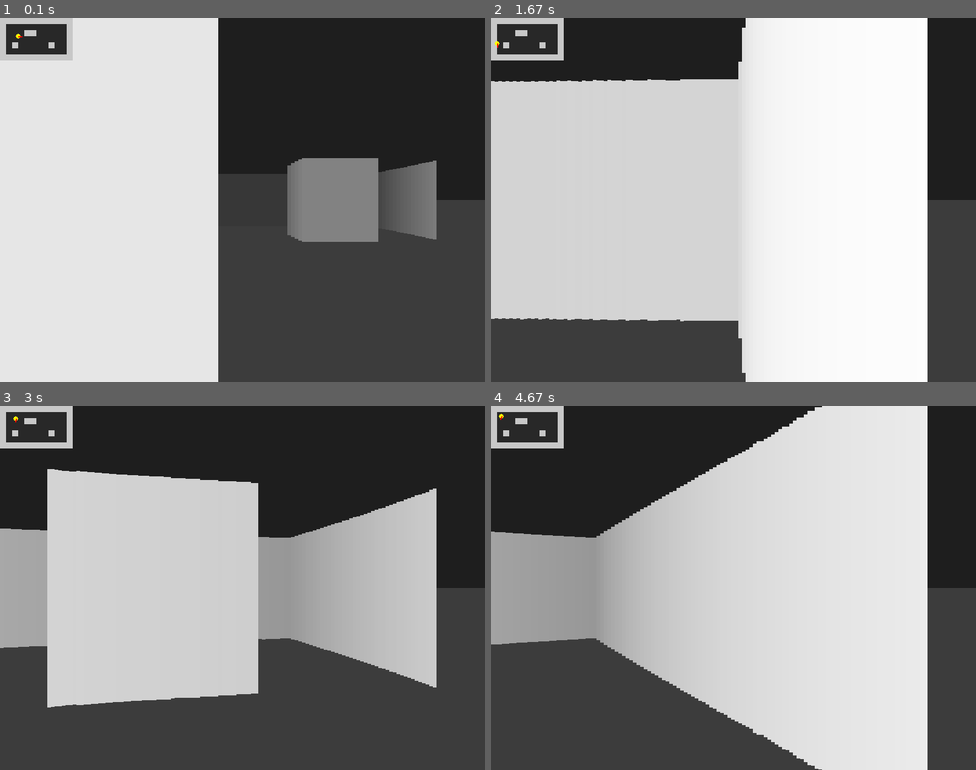
Above: before the commit, frames 1-4 (two rows, left to right).
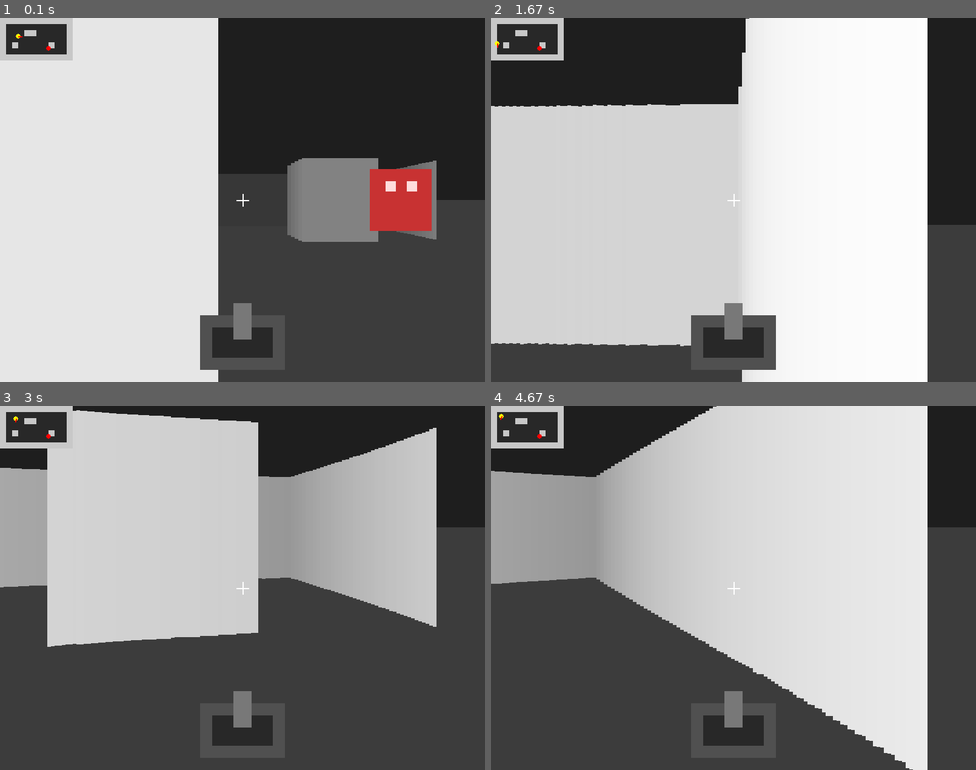
Above: after the commit, the same moments.

Repository: PDR181/mini-doom-pygame
Game: pygame game, started from main.py
Same seed, same stepped clock (60 frames per second), same inputs: the game is played once before the commit and once after it.
Inputs (mouse positions are in pixels of both pictures, inside the frame that each line leads up to):
- Up to frame 1 (0.1 s): no input
- Up to frame 2 (1.67 s): hold D 0.33-0.8 s; move the mouse to (714, 214) at 0.37 s; hold W 0.83-1.3 s; move the mouse to (617, 203) at 0.87 s; hold D from 1.33 s (still down); move the mouse to (806, 72) at 1.37 s
- Up to frame 3 (3 s): release D at 1.8 s; hold A 1.83-2.37 s; move the mouse to (252, 464) at 1.87 s; hold S 2.4-2.87 s; move the mouse to (247, 624) at 2.43 s; hold A from 2.9 s (still down); move the mouse to (368, 646) at 2.93 s
- Up to frame 4 (4.67 s): release A at 3.3 s; hold W 3.33-3.7 s; move the mouse to (859, 555) at 3.37 s; hold D 3.73-4.37 s; move the mouse to (908, 558) at 3.77 s; hold S from 4.4 s (still down); move the mouse to (903, 660) at 4.43 s

The runs differ from the first frame. In frame 1, 3.1% of the frame differs, in the area x 9-89%, y 7-97%; in frame 2, 8.7%; in frame 3, 31%, in the area x 0-100%, y 1-89%; in frame 4, 24%.

Commit message:
feat: adicionado inimigo simples e deteccao basica de tiro

Diff:
--- a/main.py
+++ b/main.py
@@ -34,6 +34,15 @@
 SCALE = WIDTH // NUM_RAYS
 
 MINIMAP_SCALE = 0.2
+
+shooting = False
+shoot_timer = 0
+SHOOT_DURATION = 8
+
+enemy_x = 400
+enemy_y = 250
+enemy_alive = True
+enemy_size = 20
 
 game_map = [
     "111111111111",
@@ -56,7 +65,7 @@
 
     return game_map[map_y][map_x] == "1"
 
-def cast_rays():
+def cast_rays(horizon_y):
     start_angle = player_angle - HALF_FOV
 
     for ray in range(NUM_RAYS):
@@ -73,11 +82,10 @@
                 break
 
             if game_map[row][col] == "1":
-                depth *= math.cos(player_angle - ray_angle)
-
-                wall_height = (TILE_SIZE / (depth + 0.0001)) * SCREEN_DIST
-
-                color_value = max(20, 255 - depth // 2)
+                corrected_depth = depth * math.cos(player_angle - ray_angle)
+                wall_height = (TILE_SIZE / (corrected_depth + 0.0001)) * SCREEN_DIST
+
+                color_value = max(20, 255 - corrected_depth // 2)
                 color = (color_value, color_value, color_value)
 
                 pygame.draw.rect(
@@ -85,12 +93,67 @@
                     color,
                     (
                         ray * SCALE,
-                        HEIGHT // 2 - wall_height // 2,
+                        horizon_y - wall_height // 2,
                         SCALE,
                         wall_height
                     )
                 )
                 break
+
+def draw_enemy(horizon_y):
+    if not enemy_alive:
+        return
+
+    dx = enemy_x - player_x
+    dy = enemy_y - player_y
+
+    distance = math.sqrt(dx * dx + dy * dy)
+
+    enemy_angle = math.atan2(dy, dx) - player_angle
+
+    while enemy_angle > math.pi:
+        enemy_angle -= 2 * math.pi
+    while enemy_angle < -math.pi:
+        enemy_angle += 2 * math.pi
+
+    if -HALF_FOV < enemy_angle < HALF_FOV and distance > 20:
+        screen_x = (WIDTH // 2) + (enemy_angle / DELTA_ANGLE) * SCALE
+
+        size = min(300, int(SCREEN_DIST / (distance + 0.0001) * 40))
+        screen_y = horizon_y - size // 2
+
+        pygame.draw.rect(
+            screen,
+            (200, 50, 50),
+            (
+                int(screen_x - size // 2),
+                int(screen_y),
+                size,
+                size
+            )
+        )
+
+        pygame.draw.rect(
+            screen,
+            (255, 220, 220),
+            (
+                int(screen_x - size // 4),
+                int(screen_y + size // 5),
+                size // 6,
+                size // 6
+            )
+        )
+
+        pygame.draw.rect(
+            screen,
+            (255, 220, 220),
+            (
+                int(screen_x + size // 10),
+                int(screen_y + size // 5),
+                size // 6,
+                size // 6
+            )
+        )
 
 def draw_minimap():
     for row_index, row in enumerate(game_map):
@@ -108,6 +171,14 @@
                 )
             )
 
+    if enemy_alive:
+        pygame.draw.circle(
+            screen,
+            (255, 0, 0),
+            (int(enemy_x * MINIMAP_SCALE), int(enemy_y * MINIMAP_SCALE)),
+            4
+        )
+
     pygame.draw.circle(
         screen,
         (255, 255, 0),
@@ -126,17 +197,79 @@
         2
     )
 
+def draw_crosshair():
+    center_x = WIDTH // 2
+    center_y = HEIGHT // 2
+
+    pygame.draw.line(screen, (255, 255, 255), (center_x - 10, center_y), (center_x + 10, center_y), 2)
+    pygame.draw.line(screen, (255, 255, 255), (center_x, center_y - 10), (center_x, center_y + 10), 2)
+
+def draw_weapon():
+    weapon_width = 140
+    weapon_height = 90
+
+    weapon_x = WIDTH // 2 - weapon_width // 2
+    weapon_y = HEIGHT - weapon_height - 20
+
+    if shooting:
+        weapon_y += 10
+
+    pygame.draw.rect(screen, (80, 80, 80), (weapon_x, weapon_y, weapon_width, weapon_height))
+    pygame.draw.rect(screen, (40, 40, 40), (weapon_x + 20, weapon_y + 20, 100, 50))
+
+    barrel_width = 30
+    barrel_height = 60
+    barrel_x = WIDTH // 2 - barrel_width // 2
+    barrel_y = weapon_y - 20
+
+    pygame.draw.rect(screen, (120, 120, 120), (barrel_x, barrel_y, barrel_width, barrel_height))
+
+    if shooting:
+        flash_size = 20
+        flash_x = WIDTH // 2
+        flash_y = barrel_y - 10
+
+        pygame.draw.circle(screen, (255, 220, 100), (flash_x, flash_y), flash_size)
+        pygame.draw.circle(screen, (255, 255, 180), (flash_x, flash_y), flash_size // 2)
+
+def shoot_enemy():
+    global enemy_alive
+
+    if not enemy_alive:
+        return
+
+    dx = enemy_x - player_x
+    dy = enemy_y - player_y
+
+    distance = math.sqrt(dx * dx + dy * dy)
+    enemy_angle = math.atan2(dy, dx) - player_angle
+
+    while enemy_angle > math.pi:
+        enemy_angle -= 2 * math.pi
+    while enemy_angle < -math.pi:
+        enemy_angle += 2 * math.pi
+
+    aim_tolerance = 0.08
+
+    if abs(enemy_angle) < aim_tolerance and distance < 500:
+        enemy_alive = False
+
 running = True
 while running:
-
     for event in pygame.event.get():
         if event.type == pygame.QUIT:
             running = False
 
+        if event.type == pygame.MOUSEBUTTONDOWN:
+            if event.button == 1 and not shooting:
+                shooting = True
+                shoot_timer = SHOOT_DURATION
+                shoot_enemy()
+
     mouse_dx, mouse_dy = pygame.mouse.get_rel()
 
     player_angle += mouse_dx * mouse_sensitivity
-    player_pitch += mouse_dy * mouse_sensitivity
+    player_pitch -= mouse_dy * mouse_sensitivity
 
     player_pitch = max(-0.5, min(0.5, player_pitch))
 
@@ -165,13 +298,24 @@
         player_x = new_x
         player_y = new_y
 
+    if shooting:
+        shoot_timer -= 1
+        if shoot_timer <= 0:
+            shooting = False
+
+    horizon_offset = int(player_pitch * 200)
+    horizon_y = HEIGHT // 2 + horizon_offset
+
     screen.fill((0, 0, 0))
 
-    pygame.draw.rect(screen, (30, 30, 30), (0, 0, WIDTH, HEIGHT // 2))
-    pygame.draw.rect(screen, (60, 60, 60), (0, HEIGHT // 2, WIDTH, HEIGHT // 2))
-
-    cast_rays()
+    pygame.draw.rect(screen, (30, 30, 30), (0, 0, WIDTH, horizon_y))
+    pygame.draw.rect(screen, (60, 60, 60), (0, horizon_y, WIDTH, HEIGHT - horizon_y))
+
+    cast_rays(horizon_y)
+    draw_enemy(horizon_y)
     draw_minimap()
+    draw_crosshair()
+    draw_weapon()
 
     pygame.display.update()
     clock.tick(60)
